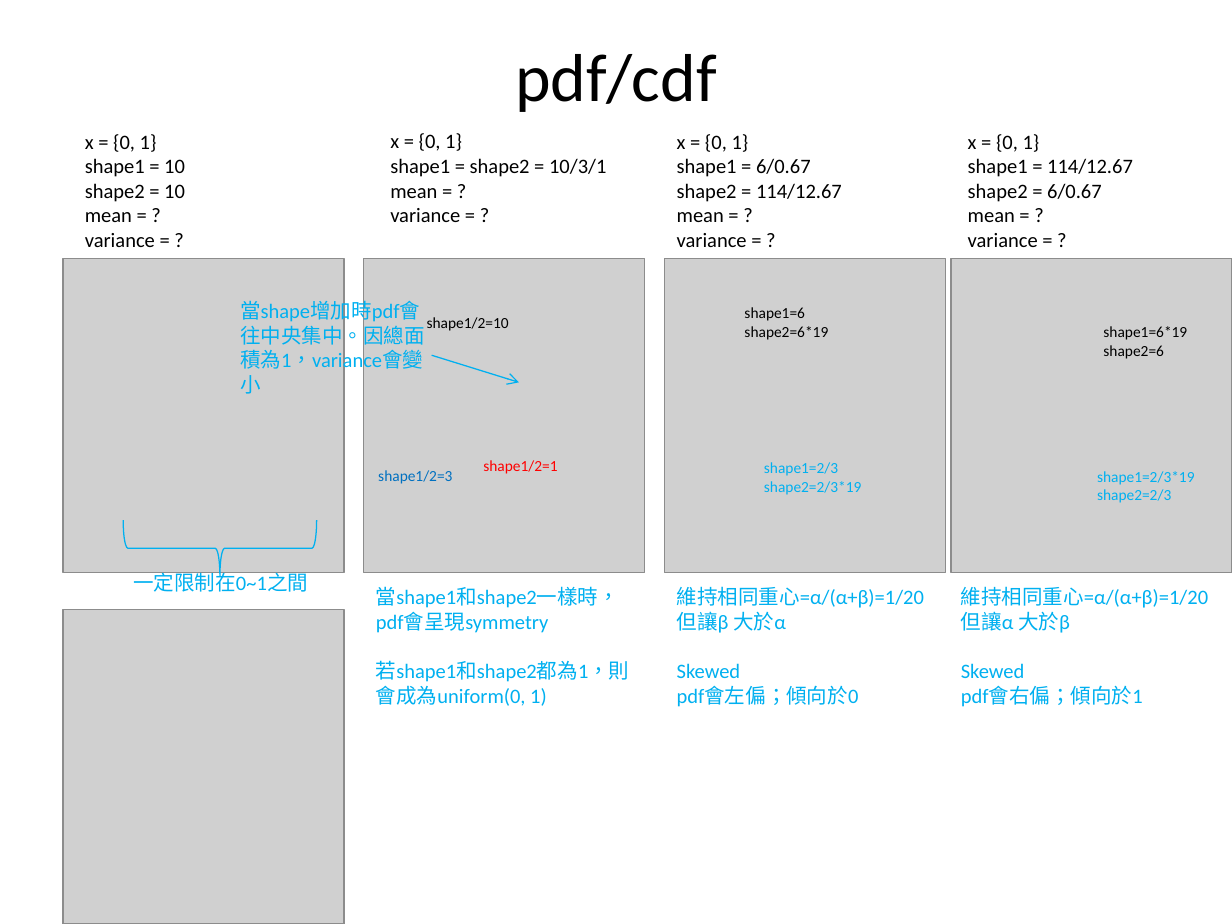
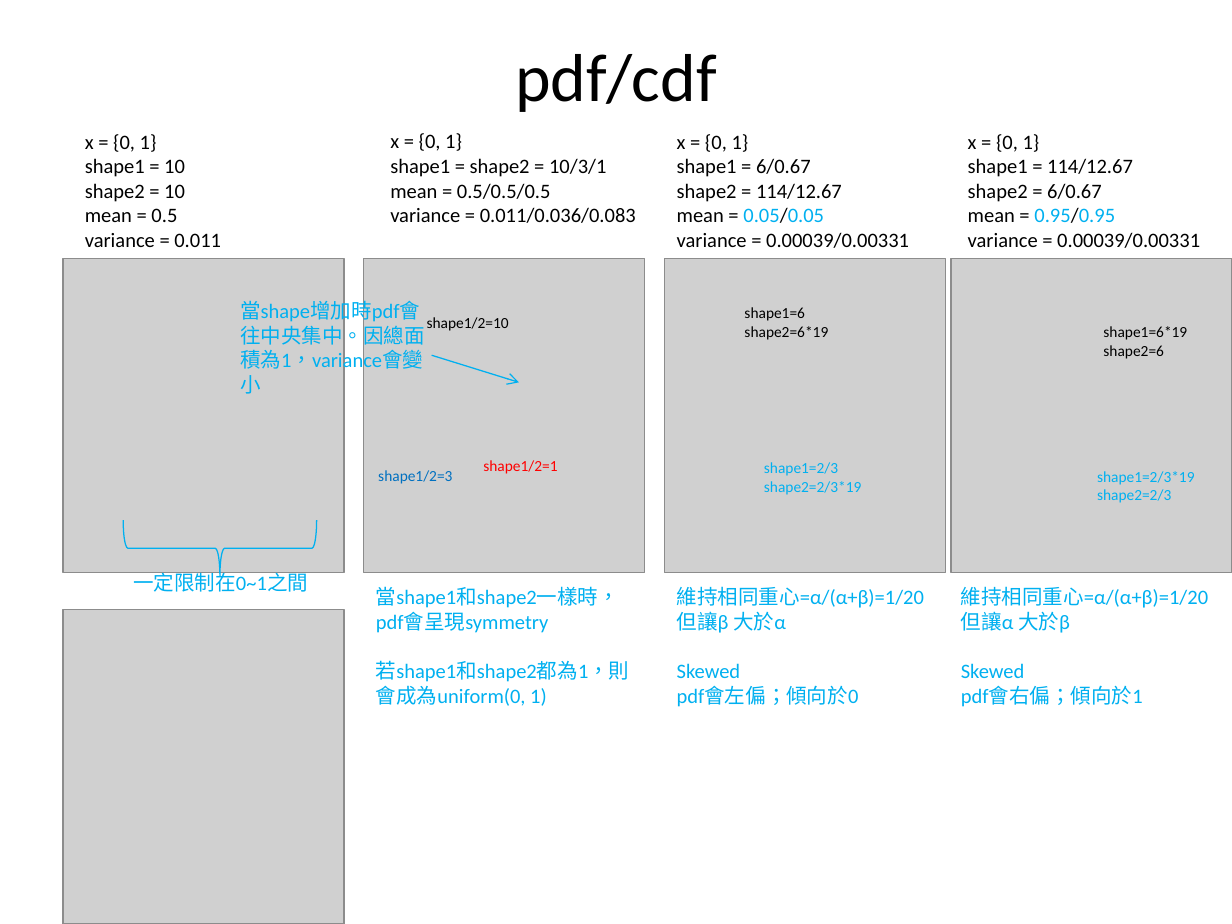
Before and after one commit to fuchingy/data_science, a slide deck: slide 24 of probability/doc/random_variable_distribution.pptx (slide 23 before the commit). Drawn at 1232x924 pixels with LibreOffice and Linux fonts; fonts in the diff are those of the drawing; grey boxes stand for pictures. Boxes give left, top, right and bottom in pixels: in the first picture for what was removed or moved away, otherwise in the second. Text is boxed around its words. In the diff, an @@ line names an element or a change of style, - is before the commit and + after.

Commit message:
Add integrate for calculating mean for con dist

```diff
--- a/probability/doc/random_variable_distribution.pptx
+++ b/probability/doc/random_variable_distribution.pptx
@@ text at box(85, 208, 221, 247): text changed @@
-mean = ?
-variance = ?
+mean = 0.5
+variance = 0.011
@@ text at box(390, 183, 636, 223): text changed @@
-mean = ?
-variance = ?
+mean = 0.5/0.5/0.5
+variance = 0.011/0.036/0.083
@@ text at box(677, 207, 909, 248): text changed @@
-mean = ?
-variance = ?
+mean = 0.05/0.05
+variance = 0.00039/0.00331
@@ text at box(968, 207, 1200, 248): text changed @@
-mean = ?
-variance = ?
+mean = 0.95/0.95
+variance = 0.00039/0.00331
```
Also in this commit, not shown: 6 other slides changed, 1 slide added, 1 other file.
